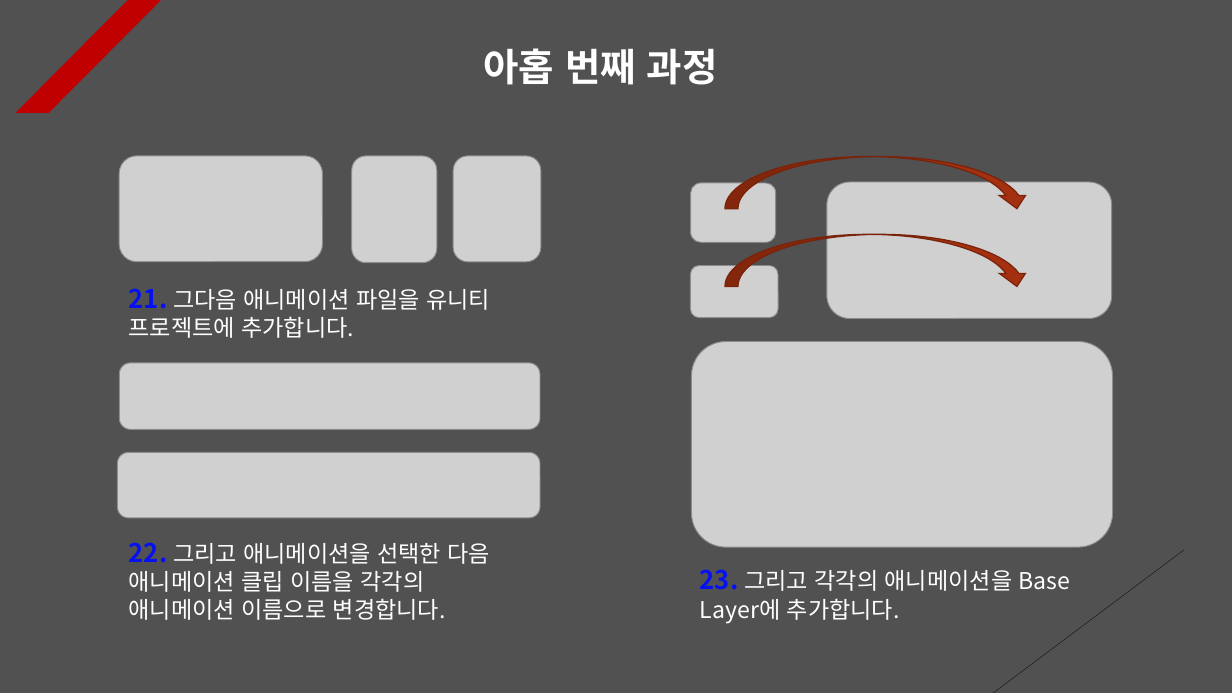
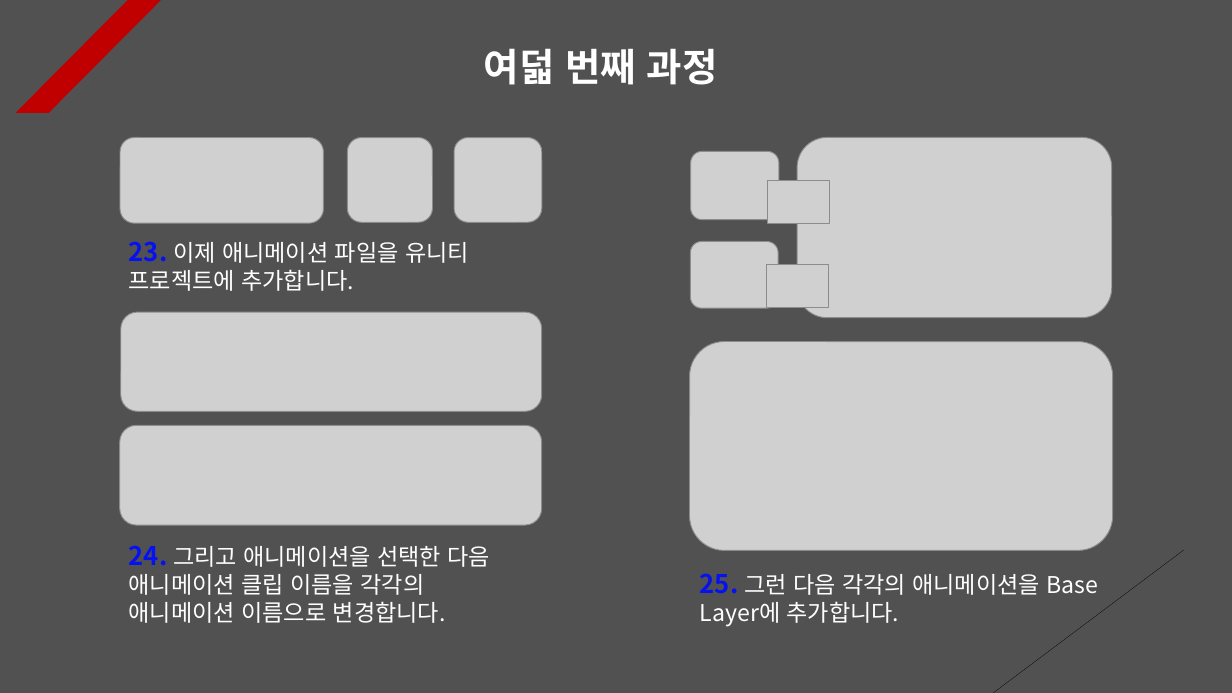
Before and after one commit to Unity2033/3D-UnityEngine, a slide deck: slide 9 of Assets/Class/Animator/PPT Data/Animator Example.pptx (slide 10 before the commit). Drawn at 1232x693 pixels with LibreOffice and Linux fonts; fonts in the diff are those of the drawing; grey boxes stand for pictures. Boxes give left, top, right and bottom in pixels: in the first picture for what was removed or moved away, otherwise in the second. Text is boxed around its words. In the diff, an @@ line names an element or a change of style, - is before the commit and + after.

```diff
--- a/Assets/Class/Animator/PPT Data/Animator Example.pptx
+++ b/Assets/Class/Animator/PPT Data/Animator Example.pptx
@@ text at <box>484,48,718,85</box>: text changed @@
-아홉 번째 과정
+여덟 번째 과정
@@ picture: place and size @@
-picture at <box>119,156,323,262</box>
+picture at <box>120,138,323,224</box>
@@ picture: place and size @@
-picture at <box>352,156,437,263</box>
+picture at <box>348,138,433,223</box>
@@ picture: place and size @@
-picture at <box>453,156,541,262</box>
+picture at <box>454,138,542,223</box>
@@ picture: place and size @@
-picture at <box>827,182,1112,319</box>
+picture at <box>798,138,1113,318</box>
@@ picture: place and size @@
-picture at <box>690,183,775,242</box>
+picture at <box>690,152,778,220</box>
@@ curved down arrow removed at <box>726,156,1031,208</box> @@
@@ picture added at <box>767,180,829,223</box> @@
@@ curved down arrow removed at <box>726,235,1031,287</box> @@
@@ text at <box>129,241,469,291</box>: text changed @@
-21. 그다음 애니메이션 파일을 유니티 프로젝트에 추가합니다.
+23. 이제 애니메이션 파일을 유니티 프로젝트에 추가합니다.
@@ picture: place and size @@
-picture at <box>690,265,778,317</box>
+picture at <box>690,241,778,308</box>
@@ picture added at <box>767,264,829,307</box> @@
@@ picture: place and size @@
-picture at <box>119,363,540,430</box>
+picture at <box>121,312,543,411</box>
@@ picture: place and size @@
-picture at <box>117,453,540,518</box>
+picture at <box>120,425,543,525</box>
@@ text at <box>129,545,491,623</box>: text changed @@
-22. 그리고 애니메이션을 선택한 다음 애니메이션 클립 이름을 각각의 애니메이션 이름으로 변경합니다.
+24. 그리고 애니메이션을 선택한 다음 애니메이션 클립 이름을 각각의 애니메이션 이름으로 변경합니다.
@@ text at <box>700,573,1098,627</box>: text changed @@
-23. 그리고 각각의 애니메이션을 Base Layer에 추가합니다.
+25. 그런 다음 각각의 애니메이션을 Base Layer에 추가합니다.
```
Also in this commit, not shown: 11 other slides changed, 1 slide added, 1 slide removed, 46 other files.
